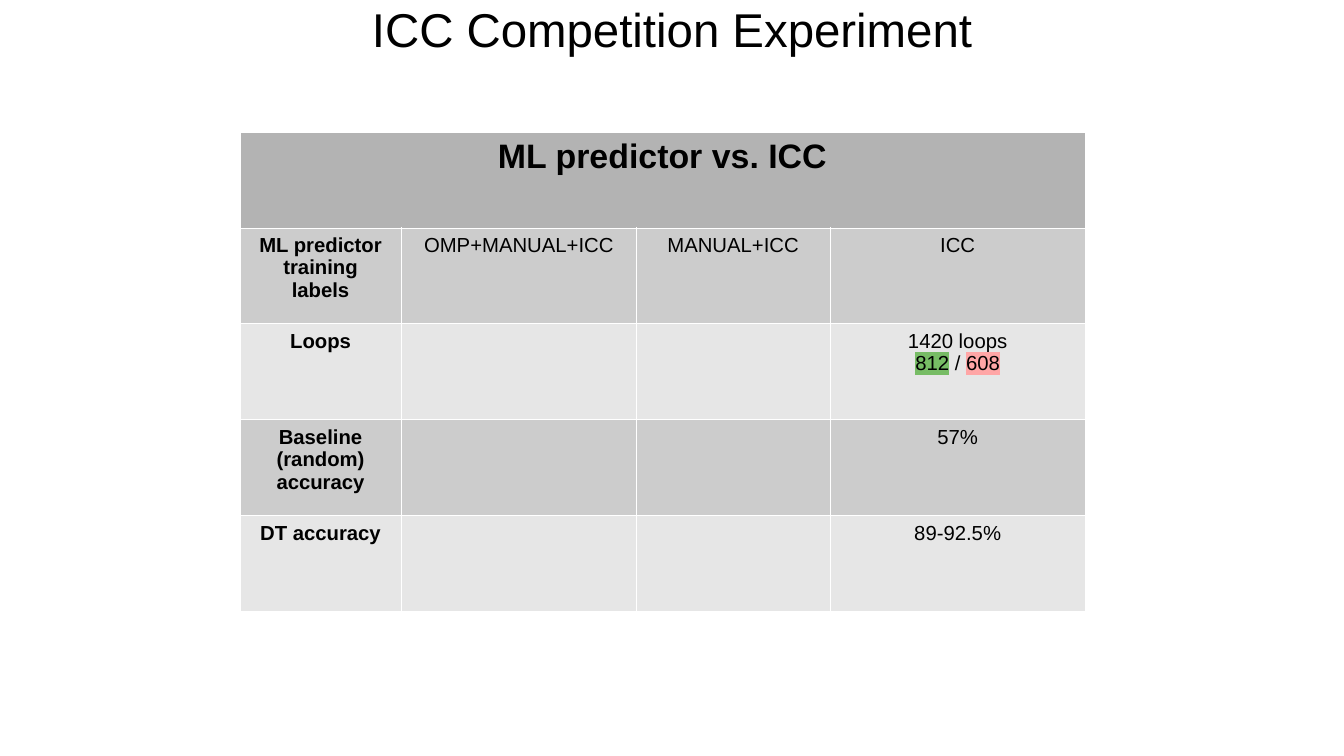
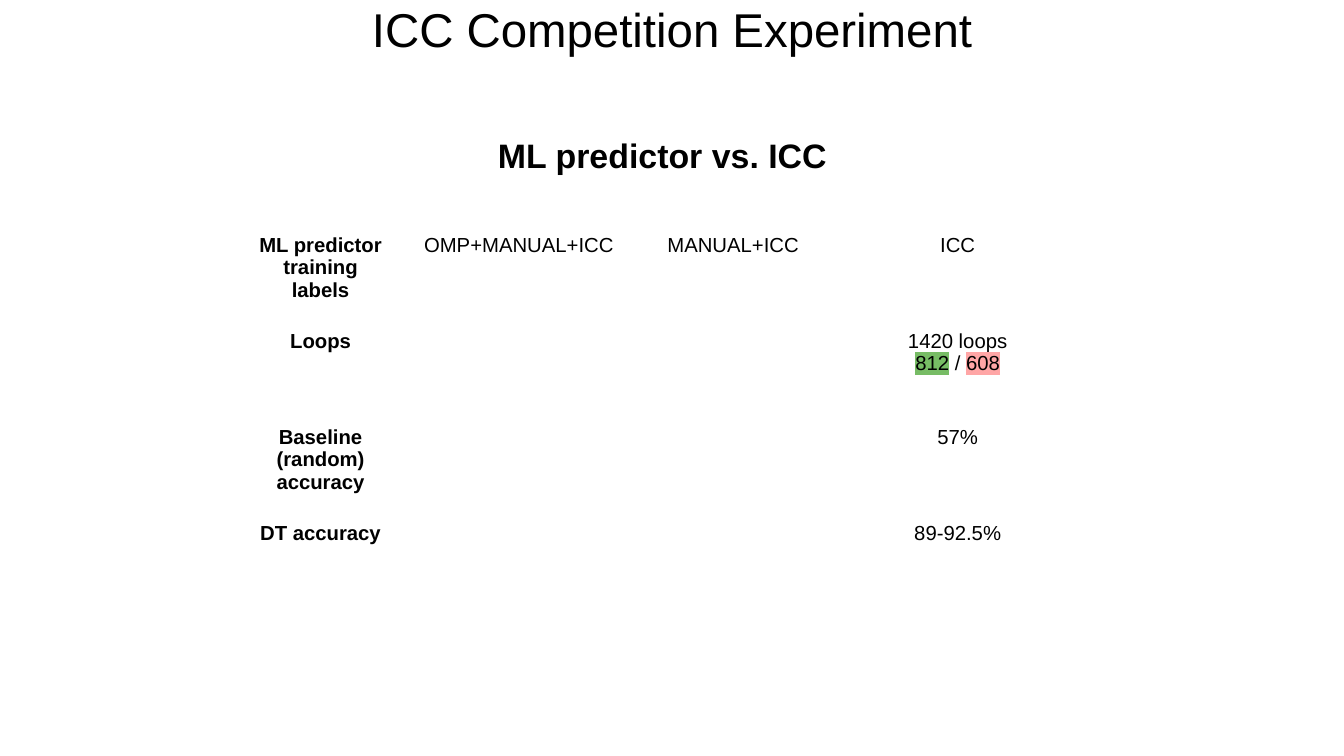
Before and after one commit to harel-coffee/PParMetrics-auto, a slide deck: slide 14 of PPar_lunch_talk/Learning_Loop_Parallelisability.odp (slide 12 before the commit). Drawn at 1344x756 pixels with LibreOffice and Linux fonts; fonts in the diff are those of the drawing. Boxes give left, top, right and bottom in pixels: in the first picture for what was removed or moved away, otherwise in the second. Text is boxed around its words. In the diff, an @@ line names an element or a change of style, - is before the commit and + after.

```diff
--- a/PPar_lunch_talk/Learning_Loop_Parallelisability.odp
+++ b/PPar_lunch_talk/Learning_Loop_Parallelisability.odp
@@ table at bbox=[240, 132, 1087, 612] @@
@@ fill #B3B3B3 to none in row 1, column 1 @@
@@ fill #CCCCCC to none in 6 cells @@
@@ fill #E6E6E6 to none in 4 cells @@
```
Also in this commit, not shown: 3 other slides changed, 3 slides added, 1 slide removed, 3 other files.
